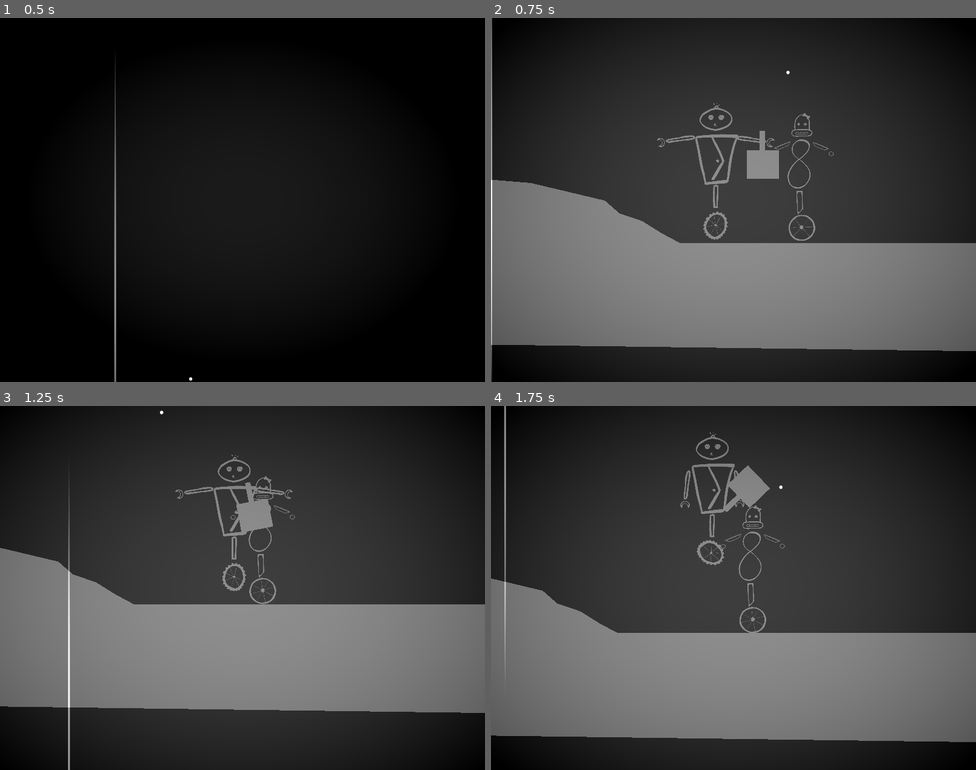
Above: before the commit, frames 1-4 (two rows, left to right).
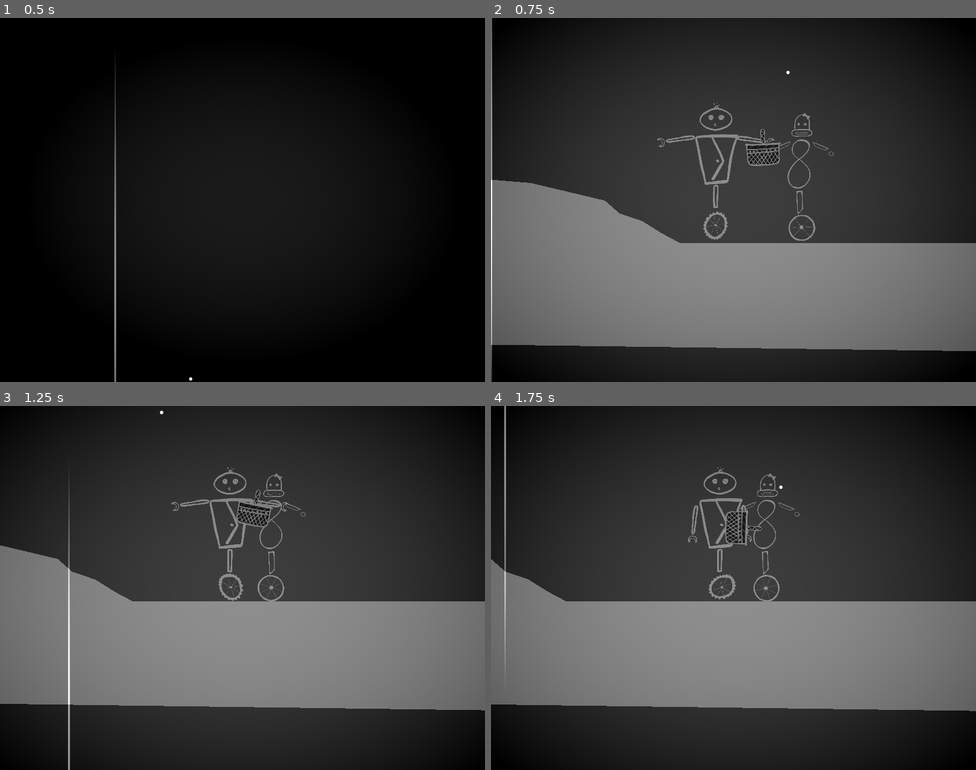
Above: after the commit, the same moments.

Repository: tombuben/KrehkeRobotickeSpoje
Game: Godot game, scene res://main_menu.tscn
Two runs of this game, one before a commit and one after it. Both use one fixed random seed, a clock stepped at 60 frames per second and the inputs below. Video files are missing from this copy of the repository; at most half a second of black plays in their place.
Inputs:
- Up to frame 1 (0.5 s): no input
- Up to frame 2 (0.75 s): hold D (Player1Right) from 0.53 s (still down); tap K (Player2Down) at 0.6 s
- Up to frame 3 (1.25 s): keep holding D (Player1Right)
- Up to frame 4 (1.75 s): release D (Player1Right) at 1.28 s; hold S (Player1Down) from 1.28 s (still down); tap J (Player2Left) at 1.35 s

Frame 1 is identical in both runs. In frame 2, 0.6% of the frame differs, in the area x 52-60%, y 30-45%; in frame 3, 3.5%; in frame 4, 18%, in the area x 0-100%, y 7-93%.

Commit message:
reset levelu

Diff:
--- a/Level.gd
+++ b/Level.gd
@@ -1,9 +1,11 @@
 extends Node2D
 
+var is_game_over = false
+
 func _on_krabice_body_entered(body):
-	if body is KillBody:
-		print("game over")
-
+	if body is KillBody and is_game_over == false:
+		is_game_over = true
+		game_over()
 
 func _on_goal_target_body_entered(body):
 	if body.name == "Krabice":
@@ -13,3 +15,8 @@
 func progress_stage():
 	#todo move the camera to some slides with story, then, when no slides are available...
 	Global.progress_level()
+
+func game_over():
+	#display game over
+	await get_tree().create_timer(5).timeout
+	Global.reset_level()
--- a/global.gd
+++ b/global.gd
@@ -16,3 +16,6 @@
 	level = level + 1
 	if !get_tree().change_scene_to_file("res://level_" + str(level) + ".tscn"):
 		get_tree().change_scene_to_file("res://konec.tscn")
+
+func reset_level():
+	get_tree().reload_current_scene()
--- a/level_1.tscn
+++ b/level_1.tscn
@@ -10,6 +10,7 @@
 [ext_resource type="Script" path="res://CameraSwitcher.gd" id="6_ahpbm"]
 [ext_resource type="Texture2D" uid="uid://bmkvdjqy6w6c5" path="res://art/storyboard/park/park_uvod.jpg" id="7_m0xvp"]
 [ext_resource type="Script" path="res://GoalTarget.gd" id="8_bgc1y"]
+[ext_resource type="Texture2D" uid="uid://cni6sio1f8skg" path="res://art/carry_stuff/kosik.png" id="8_tc635"]
 [ext_resource type="Script" path="res://storyboardCamera.gd" id="9_mx74c"]
 
 [sub_resource type="ShaderMaterial" id="ShaderMaterial_fugcv"]
@@ -22,6 +23,10 @@
 
 [sub_resource type="CircleShape2D" id="CircleShape2D_r7yqd"]
 radius = 4.8092
+
+[sub_resource type="CapsuleShape2D" id="CapsuleShape2D_jd27c"]
+radius = 5.0
+height = 54.0
 
 [sub_resource type="RectangleShape2D" id="RectangleShape2D_iy1vu"]
 size = Vector2(510, 398)
@@ -83,31 +88,15 @@
 [node name="CollisionShape2D" type="CollisionShape2D" parent="Krabice"]
 shape = SubResource("CircleShape2D_r7yqd")
 
-[node name="ColorRect" type="ColorRect" parent="Krabice/CollisionShape2D"]
-anchors_preset = 8
-anchor_left = 0.5
-anchor_top = 0.5
-anchor_right = 0.5
-anchor_bottom = 0.5
-offset_left = -26.0
-offset_top = 31.0
-offset_right = 27.0
-offset_bottom = 78.0
-grow_horizontal = 2
-grow_vertical = 2
+[node name="Sprite2D" type="Sprite2D" parent="Krabice/CollisionShape2D"]
+position = Vector2(2, 27)
+scale = Vector2(0.2, 0.2)
+texture = ExtResource("8_tc635")
 
-[node name="ColorRect2" type="ColorRect" parent="Krabice/CollisionShape2D"]
-anchors_preset = 8
-anchor_left = 0.5
-anchor_top = 0.5
-anchor_right = 0.5
-anchor_bottom = 0.5
-offset_left = -5.0
-offset_top = -1.0
-offset_right = 4.0
-offset_bottom = 46.0
-grow_horizontal = 2
-grow_vertical = 2
+[node name="CollisionShape2D2" type="CollisionShape2D" parent="Krabice"]
+position = Vector2(3, 50)
+rotation = 1.51844
+shape = SubResource("CapsuleShape2D_jd27c")
 
 [node name="CameraSwitcher" type="Node2D" parent="." node_paths=PackedStringArray("gameplayCamera", "storyboards")]
 script = ExtResource("6_ahpbm")
Binary file added: art/carry_stuff/kosik.png
Not shown, added: art/carry_stuff/kosik.png.import
Not shown: 1 places in level_1.tscn that only renumber resources
